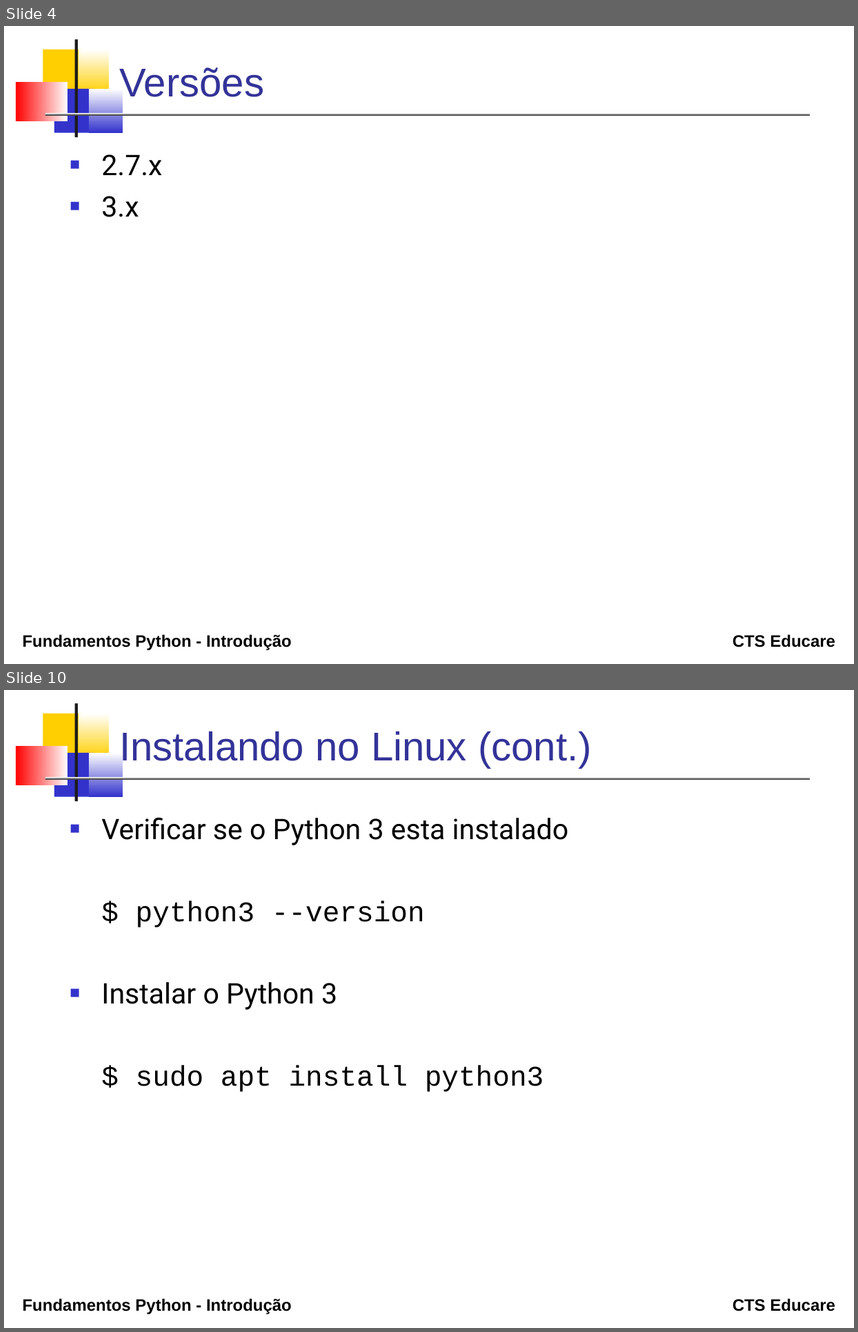
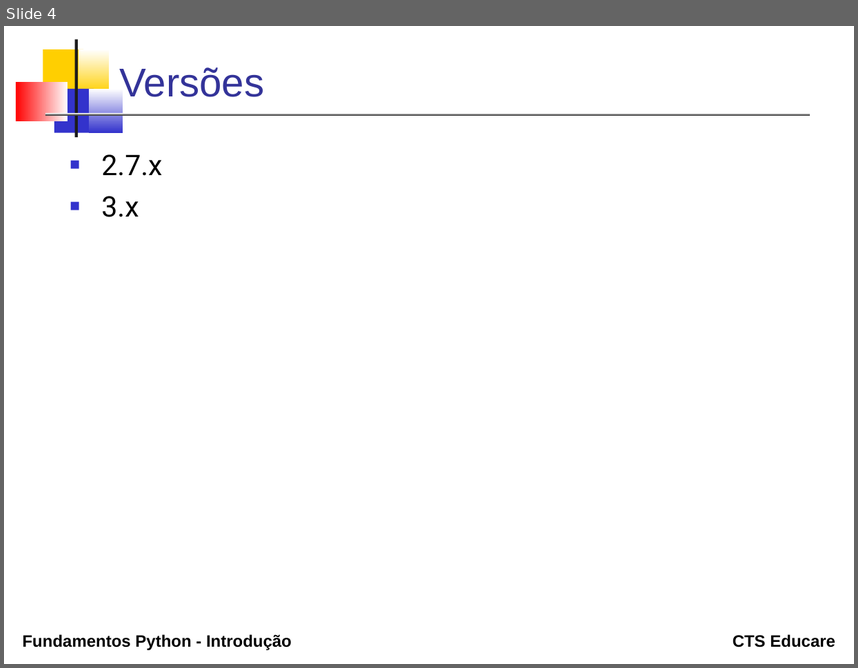
Before and after one commit to erosvitor/curso-python-fundamentos, a slide deck: topicos/01_introducao/Introducao.odp. Shown one above the other, each under a label of ours: slides 4 and 10 before the commit, slide 4 after it; the slides between them are not shown. The pictures are 858x1332 and 858x668 pixels, drawn with LibreOffice and Linux fonts; fonts in the diff are those of the drawing. Boxes give left, top, right and bottom in pixels: in the first picture for what was removed or moved away, otherwise in the second. Text is boxed around its words. In the diff, an @@ line names an element or a change of style, - is before the commit and + after.

```diff
--- a/topicos/01_introducao/Introducao.odp
+++ b/topicos/01_introducao/Introducao.odp
@@ slide 10 removed at bbox=[4, 690, 854, 1328], background #FFFFFF; not listed: 9 template elements that a slide beside it also shows @@
@@ title removed at bbox=[119, 731, 592, 768] @@
-Instalando no Linux (cont.)
@@ text removed at bbox=[101, 817, 568, 1092] @@
-■ Verificar se o Python 3 esta instalado
-$ python3 --version
-■ Instalar o Python 3
-$ sudo apt install python3
```
Also in this commit, not shown: 4 slides changed, 2 slides added, 6 other slides removed, 14 other files.
